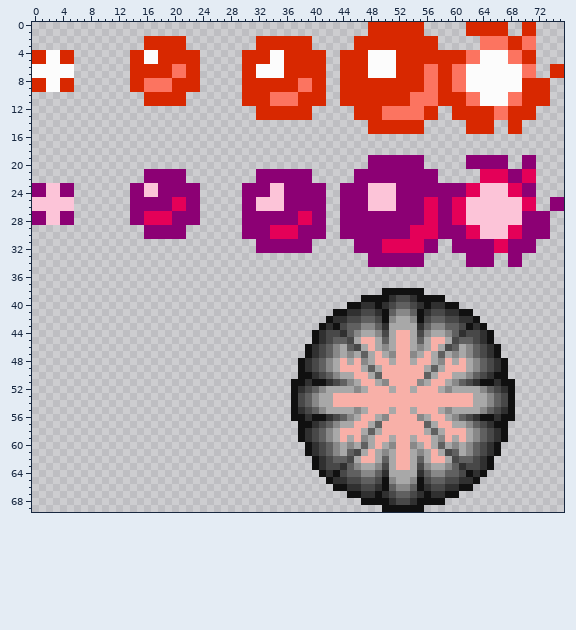
Two versions of one sprite sheet, TP-Fase1-Test/spirites/Bullet.png. The picture above was drawn from the file before the commit.
The file is 76x70 pixels. The old version is drawn lined up with the new one.
And afterwards:
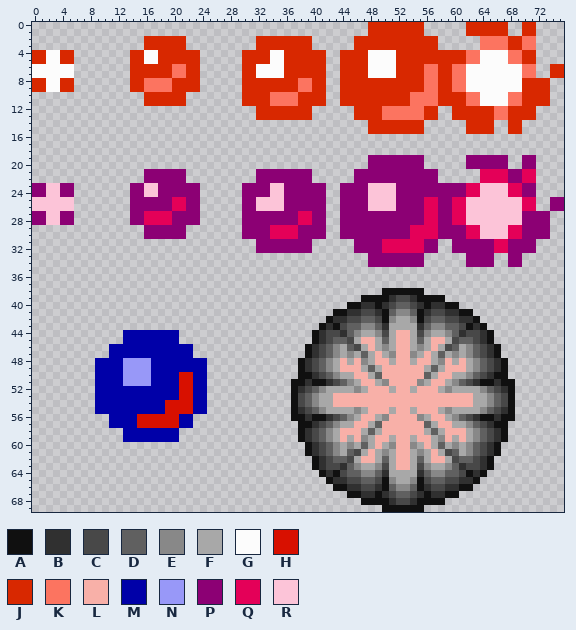
Palette (. is transparent): A #101010  B #303030  C #484848  D #606060  E #888888  F #a8a8a8  G #fcfcfc  H #d81000  J #d82800  K #fc7460  L #f8b0a8  M #0000a8  N #9898f8  P #8c0074  Q #e40058  R #fcc4d8
Change:
drawings rearranged on the sheet (the old picture shows each at its new place)
y 44..45: x 13..20 ........ -> MMMMMMMM
y 46..47: x 11..22 ............ -> MMMMMMMMMMMM
y 48..49: x 9..24 ................ -> MMMMNNNNMMMMMMMM
y 50..51: x 9..24 ................ -> MMMMNNNNMMMMHHMM
y 52..53: x 9..24 ................ -> MMMMMMMMMMMMHHMM
y 54..55: x 9..24 ................ -> MMMMMMMMMMHHHHMM
y 56..57: x 11..22 ............ -> MMMMHHHHHHMM
y 58..59: x 13..20 ........ -> MMMMMMMM
Boxes around the changes in both pictures, in picture pixels (x1, y1, x2, y2):
added: (95, 330, 207, 442)
